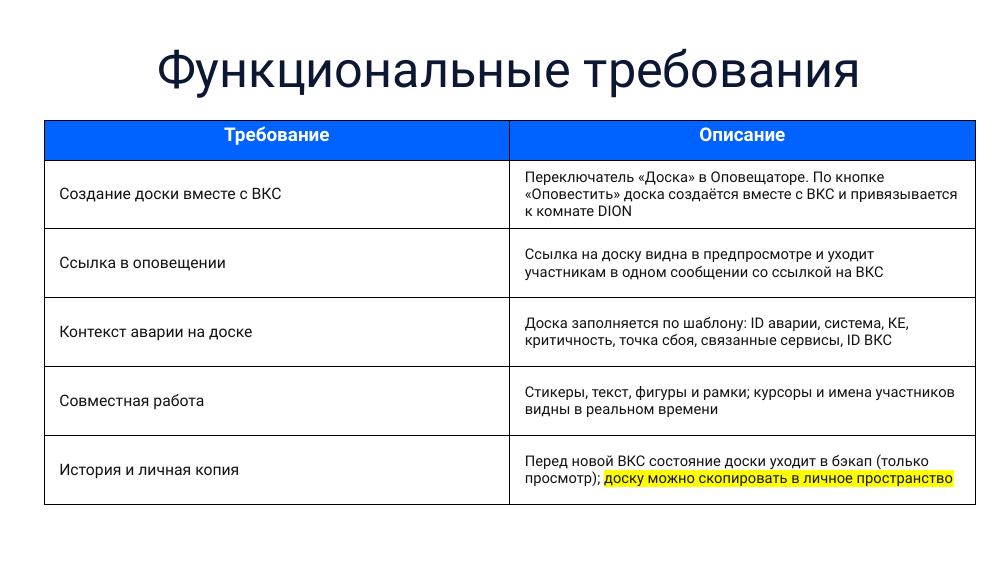
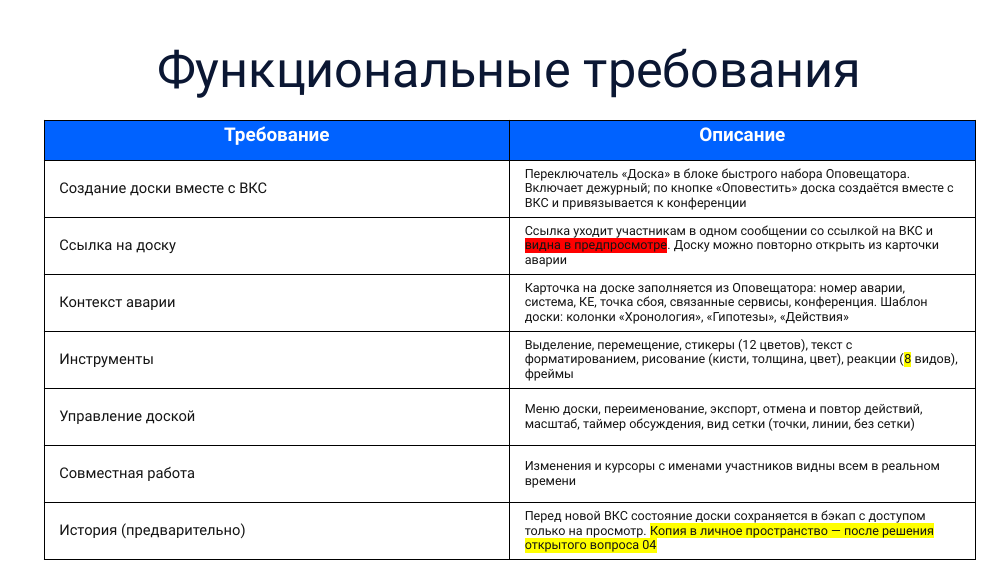
Before and after one commit to schierketsu/surf, a slide deck: slide 3 of презентация.pptx. Drawn at 1008x567 pixels with LibreOffice and Linux fonts; fonts in the diff are those of the drawing. Boxes give left, top, right and bottom in pixels: in the first picture for what was removed or moved away, otherwise in the second. Text is boxed around its words. In the diff, an @@ line names an element or a change of style, - is before the commit and + after.

```diff
--- a/презентация.pptx
+++ b/презентация.pptx
@@ table at (x1=44, y1=120, x2=975, y2=560) @@
-row 2: Создание доски вместе с ВКС | Переключатель «Доска» в Оповещаторе. По кнопке «Оповестить» доска создаётся вместе с ВКС и привязывается к комнате DION
-row 3: Ссылка в оповещении | Ссылка на доску видна в предпросмотре и уходит участникам в одном сообщении со ссылкой на ВКС
-row 4: Контекст аварии на доске | Доска заполняется по шаблону: ID аварии, система, КЕ, критичность, точка сбоя, связанные сервисы, ID ВКС
-row 5: Совместная работа | Стикеры, текст, фигуры и рамки; курсоры и имена участников видны в реальном времени
-row 6: История и личная копия | Перед новой ВКС состояние доски уходит в бэкап (только просмотр); доску можно скопировать в личное пространство
+row 2: Создание доски вместе с ВКС | Переключатель «Доска» в блоке быстрого набора Оповещатора. Включает дежурный; по кнопке «Оповестить» доска создаётся вместе с ВКС и привязывается к конференции
+row 3: Ссылка на доску | Ссылка уходит участникам в одном сообщении со ссылкой на ВКС и видна в предпросмотре. Доску можно повторно открыть из карточки аварии
+row 4: Контекст аварии | Карточка на доске заполняется из Оповещатора: номер аварии, система, КЕ, точка сбоя, связанные сервисы, конференция. Шаблон доски: колонки «Хронология», «Гипотезы», «Действия»
+row 5: Инструменты | Выделение, перемещение, стикеры (12 цветов), текст с форматированием, рисование (кисти, толщина, цвет), реакции (8 видов), фреймы
+row 6: Управление доской | Меню доски, переименование, экспорт, отмена и повтор действий, масштаб, таймер обсуждения, вид сетки (точки, линии, без сетки)
+row 7: Совместная работа | Изменения и курсоры с именами участников видны всем в реальном времени
+row 8: История (предварительно) | Перед новой ВКС состояние доски сохраняется в бэкап с доступом только на просмотр. Копия в личное пространство — после решения открытого вопроса 04
```
Also in this commit, not shown: 1 other slide changed.
